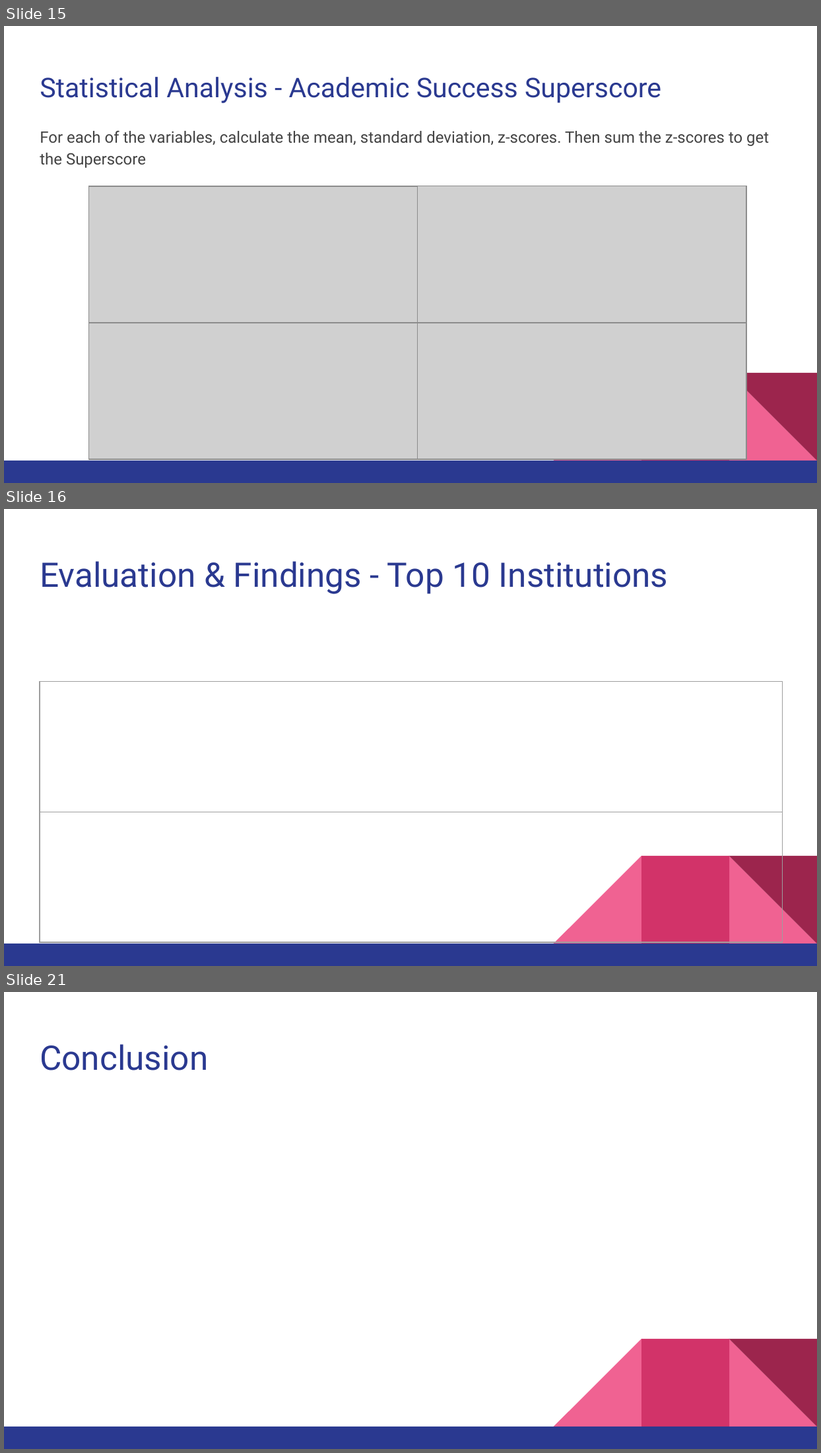
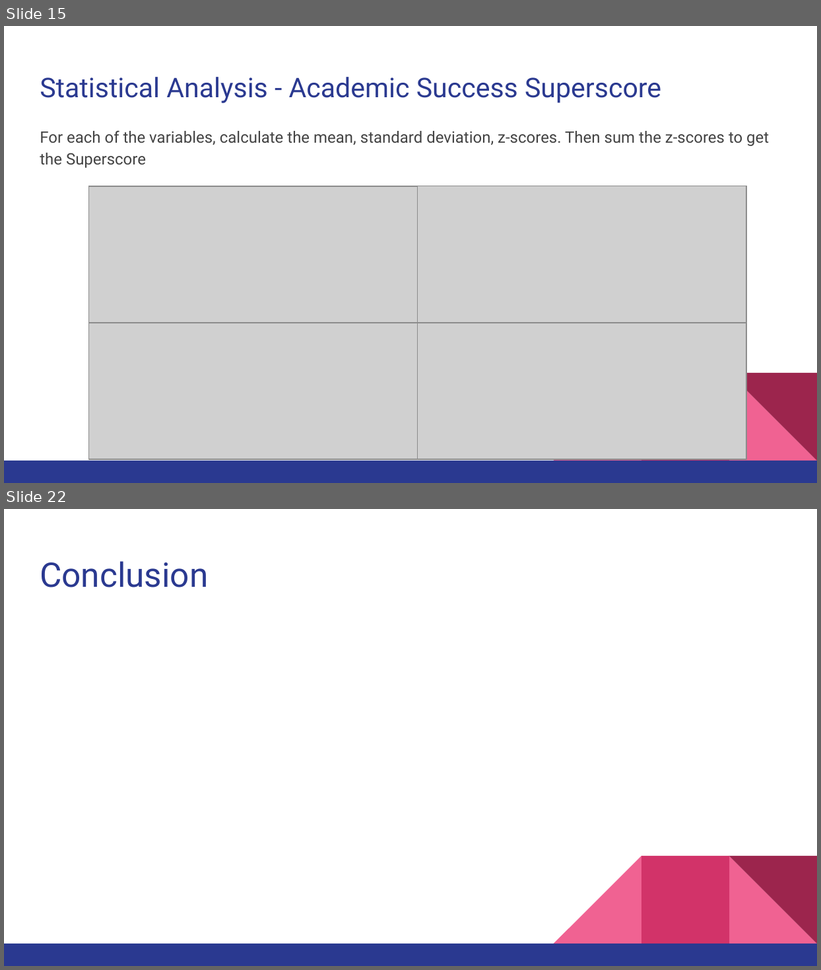
Before and after one commit to brooksrelyt/infm600, a slide deck: College Scorecard Analysis Project/College Selection Model Presentation.pptx. Shown one above the other, each under a label of ours: slides 15, 16 and 21 before the commit, slides 15 and 22 after it; the slides between them are not shown. The pictures are 821x1453 and 821x970 pixels, drawn with LibreOffice and Linux fonts; fonts in the diff are those of the drawing; grey boxes stand for pictures. Boxes give left, top, right and bottom in pixels: in the first picture for what was removed or moved away, otherwise in the second. Text is boxed around its words. In the diff, an @@ line names an element or a change of style, - is before the commit and + after.

```diff
--- a/College Scorecard Analysis Project/College Selection Model Presentation.pptx
+++ b/College Scorecard Analysis Project/College Selection Model Presentation.pptx
@@ slide 16 removed at [4, 509, 817, 966], background #FFFFFF; not listed: 5 template elements that a slide beside it also shows @@
@@ title removed at [40, 561, 668, 594] @@
-Evaluation & Findings - Top 10 Institutions
@@ table removed at [40, 681, 783, 948], 2 rows, 1 columns @@
-
-
@@ what was slide 21 is now slide 22 @@
```
Also in this commit, not shown: 5 slides changed, 2 slides added.
